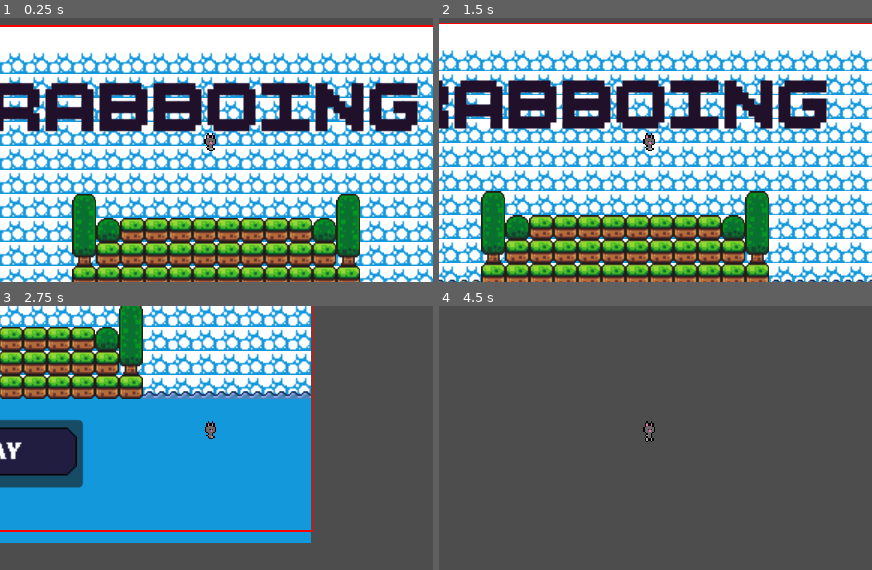
Above: before the commit, frames 1-4 (two rows, left to right).
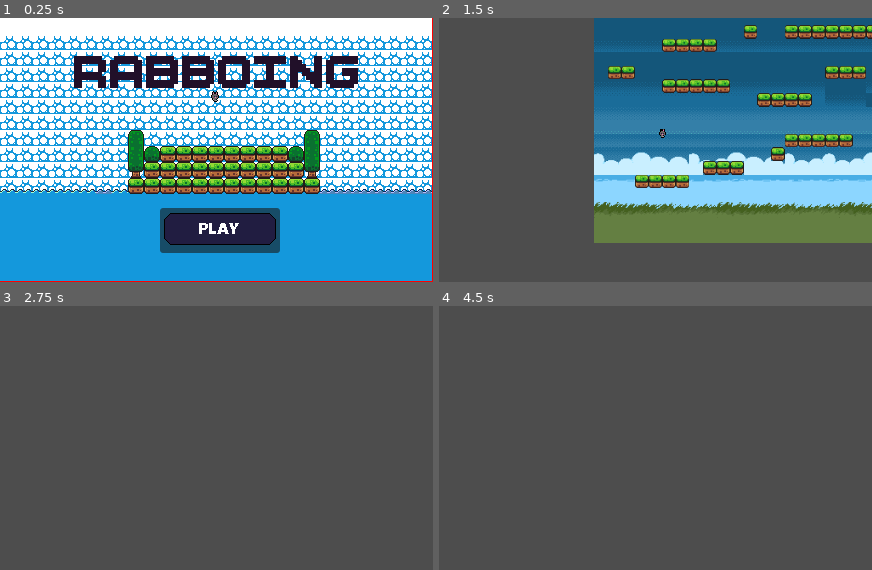
Above: after the commit, the same moments.

Repository: Snt8/hack-game
Game: Godot game, scene res://scenes/levels/mundo.tscn
Same seed, same stepped clock (60 frames per second), same inputs: the game is played once before the commit and once after it.
Inputs (mouse positions are in pixels of both pictures, inside the frame that each line leads up to):
- Up to frame 1 (0.25 s): no input
- Up to frame 2 (1.5 s): click (659, 229) at 0.52 s; hold D (movement-right) from 1.28 s (still down)
- Up to frame 3 (2.75 s): keep holding D (movement-right)
- Up to frame 4 (4.5 s): release D (movement-right) at 2.78 s; hold A (movement-left) 2.78-3.53 s; tap Enter at 3.5 s; hold D (movement-right) from 3.53 s (still down); tap Space at 4.25 s

The runs differ from the first frame. In frame 1, 77% of the frame differs, in the area x 0-100%, y 0-100%; in frame 2, 98%; in frame 3, 65%; in frame 4, 0.2%.
Error before the commit: Parse Error: Identifier "Events" not declared in the current scope. (res://scripts/player/player_health.gd:12)

Commit message:
fix(world): corregir el funcionamiento del personaje en la pantalla de inicio

Diff:
--- a/project.godot
+++ b/project.godot
@@ -14,6 +14,10 @@
 run/main_scene="uid://tbd5w56v2cef"
 config/features=PackedStringArray("4.7", "Forward Plus")
 config/icon="res://icon.svg"
+
+[autoload]
+
+Events="*uid://cjr3ltkol0j88"
 
 [display]
 
@@ -40,6 +44,13 @@
 "events": []
 }
 
+[layer_names]
+
+2d_physics/layer_1="World"
+2d_physics/layer_2="Player"
+2d_physics/layer_3="Enemies"
+2d_physics/layer_4="Power-Ups"
+
 [physics]
 
 3d/physics_engine="Jolt Physics"
--- a/scenes/characters/rabfran-intro.tscn
+++ b/scenes/characters/rabfran-intro.tscn
@@ -1,5 +1,6 @@
 [gd_scene format=3 uid="uid://cpgvpknicbexv"]
 
+[ext_resource type="Script" uid="uid://diydpykxmx3mf" path="res://scripts/wordl/rabfran-intro.gd" id="1_o3rv0"]
 [ext_resource type="Texture2D" uid="uid://bjhyakgp7dciq" path="res://assets/character-sprites.png" id="2_i4bya"]
 
 [sub_resource type="AtlasTexture" id="AtlasTexture_ilp76"]
@@ -57,17 +58,16 @@
 "speed": 5.0
 }]
 
-[node name="Rabfran" type="Node2D" unique_id=1665560285]
+[node name="CharacterBody2D" type="CharacterBody2D" unique_id=1629483050]
+script = ExtResource("1_o3rv0")
 
-[node name="CharacterBody2D" type="CharacterBody2D" parent="." unique_id=1629483050]
-
-[node name="AnimatedSprite2D" type="AnimatedSprite2D" parent="CharacterBody2D" unique_id=546575668]
+[node name="AnimatedSprite2D" type="AnimatedSprite2D" parent="." unique_id=546575668]
 texture_filter = 1
 sprite_frames = SubResource("SpriteFrames_xkuwh")
 animation = &"bounce-right"
 frame_progress = 0.93068933
 
-[node name="CollisionPolygon2D" type="CollisionPolygon2D" parent="CharacterBody2D" unique_id=1974749537]
+[node name="CollisionPolygon2D" type="CollisionPolygon2D" parent="." unique_id=1974749537]
 position = Vector2(-4, -5)
 scale = Vector2(0.39999998, 0.6)
 polygon = PackedVector2Array(-10.000001, 10.000001, 10.000001, 10.000001, 10.000001, -10, -10.000001, -10)
--- a/scenes/characters/rabfran.tscn
+++ b/scenes/characters/rabfran.tscn
@@ -74,21 +74,12 @@
 scale = Vector2(0.39999998, 0.6)
 polygon = PackedVector2Array(-10.000001, 10.000001, 10.000001, 10.000001, 10.000001, -10, -10.000001, -10)
 
-[node name="Camera2D" type="Camera2D" parent="CharacterBody2D" unique_id=1890731637]
-zoom = Vector2(1.5, 1.5)
-drag_horizontal_enabled = true
-drag_vertical_enabled = true
-drag_horizontal_offset = -1.0
-drag_vertical_offset = -1.0
-drag_left_margin = 0.0
-drag_top_margin = 0.0
-drag_right_margin = 0.0
-drag_bottom_margin = 0.0
-
 [node name="PlayerHealth" type="Node2D" parent="." unique_id=134064540]
 position = Vector2(1, 1)
 script = ExtResource("3_n4y28")
 
 [node name="InmunityTimer" type="Timer" parent="PlayerHealth" unique_id=1071609763]
 
+[node name="Camera2D" type="Camera2D" parent="." unique_id=1115393510]
+
 [connection signal="timeout" from="PlayerHealth/InmunityTimer" to="PlayerHealth" method="_on_inmunity_timer_timeout"]
--- a/scenes/levels/mundo.gd
+++ b/scenes/levels/mundo.gd
@@ -1,4 +1,5 @@
 extends Node2D
+
 
 
 func _on_Button_pressed() -> void:
--- a/scenes/levels/mundo.tscn
+++ b/scenes/levels/mundo.tscn
@@ -3,10 +3,10 @@
 [ext_resource type="Texture2D" uid="uid://bw88spxcysdpy" path="res://assets/world_tileset.png" id="1_10rpq"]
 [ext_resource type="Script" uid="uid://cxp72bppbgnuk" path="res://scenes/levels/mundo.gd" id="1_g3shb"]
 [ext_resource type="FontFile" uid="uid://83mks3fduvjc" path="res://assets/webfontkit-BoldPixels/BoldPixels.otf" id="1_og0co"]
-[ext_resource type="PackedScene" uid="uid://bam1wnjyjcbjl" path="res://scenes/characters/rabfran.tscn" id="3_nadey"]
 [ext_resource type="Texture2D" uid="uid://c15wptxenwib8" path="res://assets/boton 1.png" id="4_hdawv"]
 [ext_resource type="AudioStream" uid="uid://bdap2uvh4830w" path="res://assets/audio_inicio.mp3" id="5_kn7fx"]
 [ext_resource type="Script" uid="uid://bvootsry4teab" path="res://scripts/wordl/menu_button.gd" id="6_hf0he"]
+[ext_resource type="PackedScene" uid="uid://cpgvpknicbexv" path="res://scenes/characters/rabfran-intro.tscn" id="7_g3shb"]
 
 [sub_resource type="TileSetAtlasSource" id="TileSetAtlasSource_og0co"]
 texture = ExtResource("1_10rpq")
@@ -322,9 +322,6 @@
 theme_override_font_sizes/font_size = 64
 text = "RABBOING"
 
-[node name="Rabfran" parent="." unique_id=1665560285 instance=ExtResource("3_nadey")]
-position = Vector2(224, 126)
-
 [node name="AudioStreamPlayer2D" type="AudioStreamPlayer2D" parent="." unique_id=1373053032]
 stream = ExtResource("5_kn7fx")
 autoplay = true
@@ -338,4 +335,7 @@
 icon = ExtResource("4_hdawv")
 script = ExtResource("6_hf0he")
 
+[node name="Rabfran-intro" parent="." unique_id=1629483050 instance=ExtResource("7_g3shb")]
+position = Vector2(219, 125)
+
 [connection signal="pressed" from="Button" to="Button" method="_on_pressed"]
--- a/scenes/levels/mundo_uno.tscn
+++ b/scenes/levels/mundo_uno.tscn
@@ -966,9 +966,3 @@
 
 [node name="Rabfran" parent="." unique_id=1665560285 instance=ExtResource("6_aa3ya")]
 position = Vector2(64, 184)
-script = null
-
-[node name="Camera2D" type="Camera2D" parent="Rabfran" unique_id=947109115]
-position = Vector2(31, -12)
-zoom = Vector2(2.355, 2.355)
-position_smoothing_enabled = true
--- /dev/null
+++ b/scenes/ui/ui_menu.tscn
@@ -0,0 +1,3 @@
+[gd_scene format=3 uid="uid://d12me7lso7rqd"]
+
+[node name="UiMenu" type="Node2D" unique_id=214108028]
--- /dev/null
+++ b/scripts/wordl/rabfran-intro.gd
@@ -0,0 +1,23 @@
+class_name RabIntro
+extends CharacterBody2D
+
+@export_group("Movement Settings")
+@export var speed: float = 100.0
+@export var acceleration: float = 800.0
+@export var jump_force: float = -300.0
+
+@export_group("Camera Settings")
+@export var camera_zoom: Vector2 = Vector2(0.85, 0.85)
+@export var enable_smoothing: bool = true
+
+@onready var animated_sprite: AnimatedSprite2D = $AnimatedSprite2D
+var gravity: float = ProjectSettings.get_setting("physics/2d/default_gravity")
+
+func _physics_process(delta: float) -> void:
+
+	if not is_on_floor():
+		velocity.y += gravity * delta
+	else:
+		velocity.y = jump_force
+
+	move_and_slide()
Binary file added: assets/ui-menu-sprite.jpg
Not shown, added: assets/ui-menu-sprite.jpg.import
Not shown, added: scripts/wordl/rabfran-intro.gd.uid
Not shown, added: scenes/levels/mundo.tscn393366644.tmp
